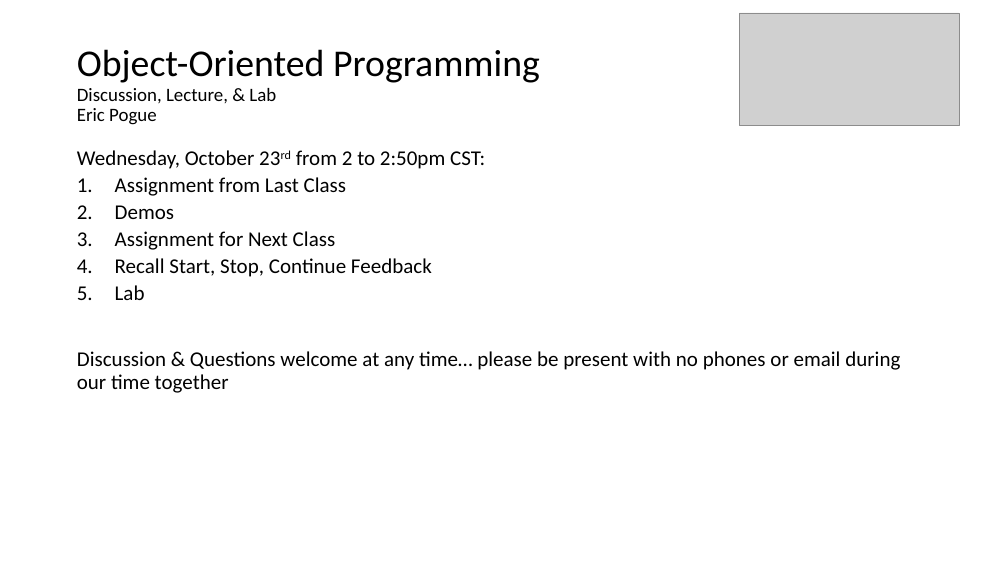
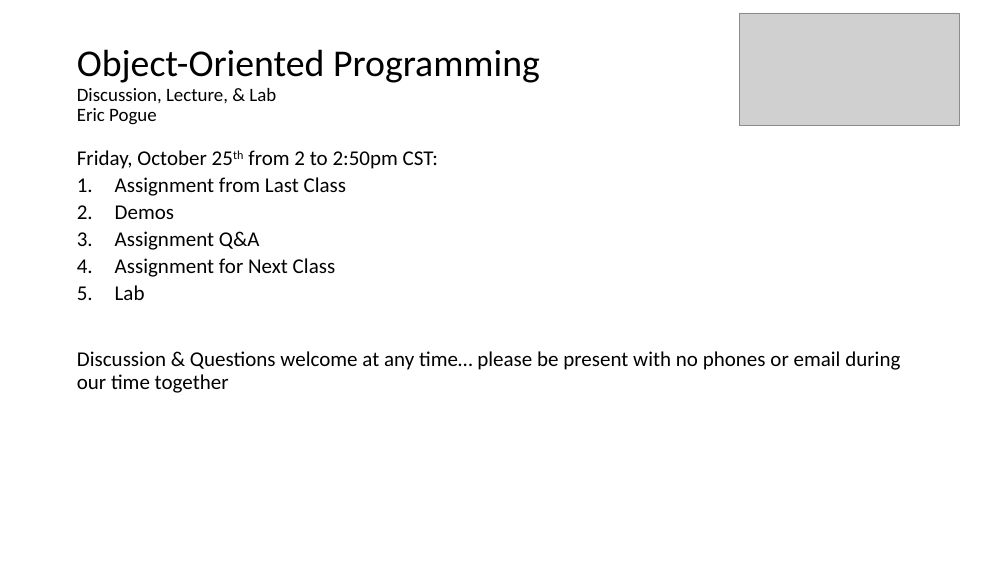
Before and after one commit to EricJPogue/CPSC-24500, a slide deck: slide 1 of lecture-slides/2019-10-25-oop.pptx. Drawn at 1008x567 pixels with LibreOffice and Linux fonts; fonts in the diff are those of the drawing; grey boxes stand for pictures. Boxes give left, top, right and bottom in pixels: in the first picture for what was removed or moved away, otherwise in the second. Text is boxed around its words. In the diff, an @@ line names an element or a change of style, - is before the commit and + after.

Commit message:
Update file.

```diff
--- a/lecture-slides/2019-10-25-oop.pptx
+++ b/lecture-slides/2019-10-25-oop.pptx
@@ text at (x1=77, y1=150, x2=438, y2=169): text changed @@
-Wednesday, October 23rd from 2 to 2:50pm CST:
+Friday, October 25th from 2 to 2:50pm CST:
@@ text at (x1=115, y1=231, x2=260, y2=250): paragraph added @@
+3. Assignment Q&A
@@ text at (x1=115, y1=258, x2=432, y2=277): paragraph removed @@
-4. Recall Start, Stop, Continue Feedback
```
Also in this commit, not shown: 1 other slide changed, 2 slides added.
